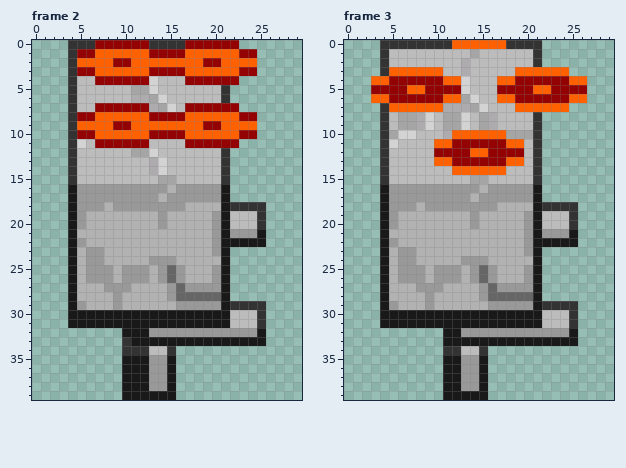
Animated GIF sprite -- src/res/img/minecraft/entity/character/enemy/skeleton/skeletonStunR.gif. Above is the file before it was changed.
The file is 30x40 pixels, 4 frames. Shown: frame 2, frame 3. The commit also changed other frames, which this record leaves out.
The result:
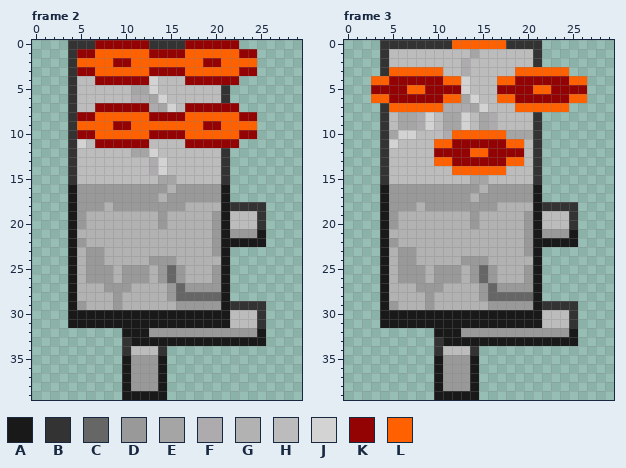
Palette (. is transparent): A #191919  B #333333  C #666666  D #999999  E #a5a5a5  F #adabad  G #b2b2b2  H #bcbcbc  J #d3d3d3  K #930303  L #ff6000
Difference:
--- frame 2
@@ x 9..17 @@
 33 .BAAAAAAA
-34 .BBBHHB..
-35 .AAADDA..
-36 .AAADDA..
-37 .AAADDA..
-38 .AAADDA..
-39 .AAAAAA..
+34 .BHHHB...
+35 .ADDDA...
+36 .ADDDA...
+37 .ADDDA...
+38 .ADDDA...
+39 .AAAAA...
--- frame 3
@@ x 8..17 @@
 31 AAAAAAAAAA
-32 ...AADDDDD
-33 ...AAAAAAA
-34 ...BBHHB..
-35 ...AADDA..
-36 ...AADDA..
-37 ...AADDA..
-38 ...AADDA..
-39 ...AAAAA..
+32 ..AAADDDDD
+33 ..BAAAAAAA
+34 ..BHHHB...
+35 ..ADDDA...
+36 ..ADDDA...
+37 ..ADDDA...
+38 ..ADDDA...
+39 ..AAAAA...
Boxes around the changes in both pictures, in picture pixels (x1, y1, x2, y2):
changed: (131, 346, 176, 400)
changed: (434, 328, 488, 400)
